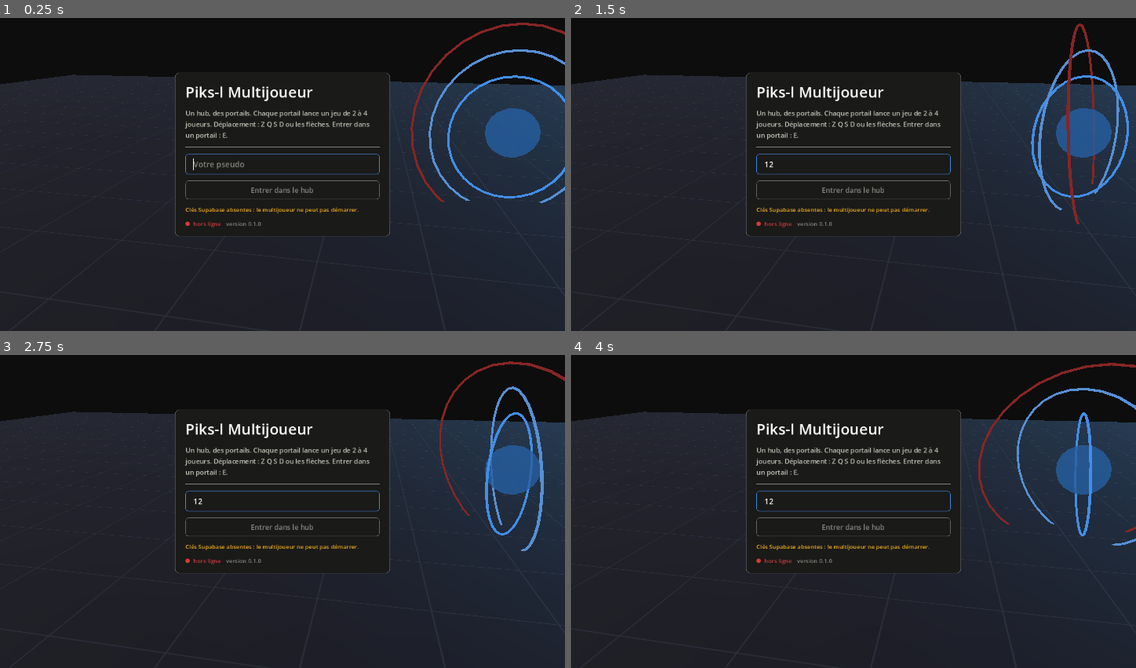
Above: before the commit, frames 1-4 (two rows, left to right).
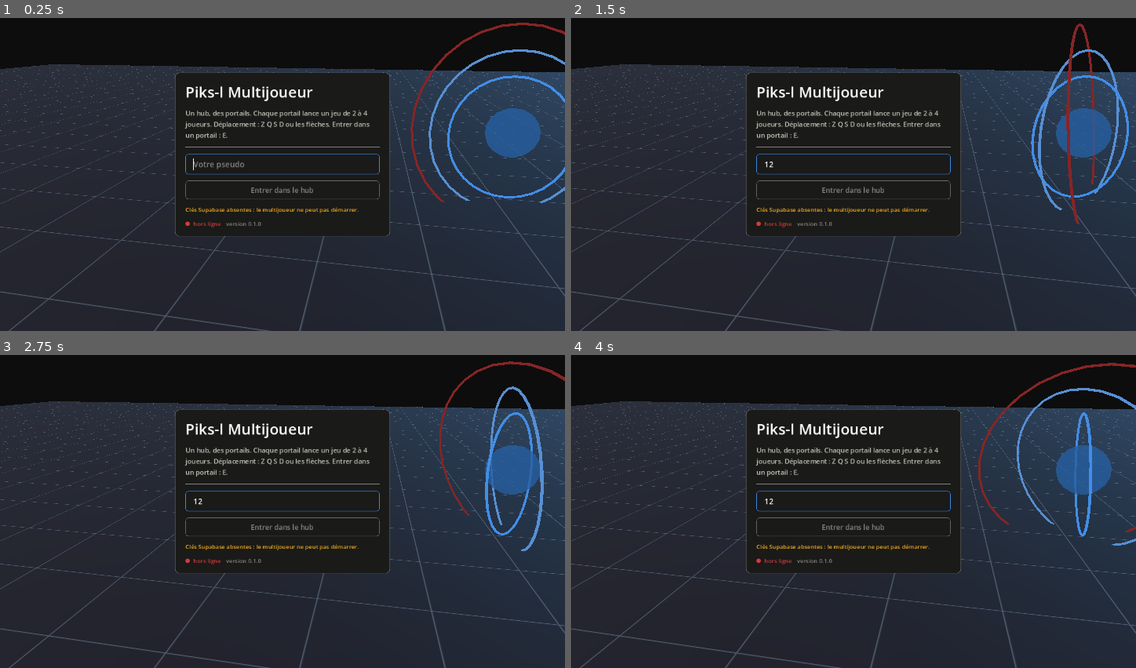
Above: after the commit, the same moments.

Repository: PiksL-APP/client-multijoueur
Game: Godot game, scene res://scenes/racine.tscn
Same seed, same stepped clock (60 frames per second), same inputs: the game is played once before the commit and once after it.
Inputs (mouse positions are in pixels of both pictures, inside the frame that each line leads up to):
- Up to frame 1 (0.25 s): no input
- Up to frame 2 (1.5 s): click (853, 165) at 0.52 s; type "12" at 0.6 s; tap Enter at 1.25 s; hold D from 1.28 s (still down); tap E at 1.35 s
- Up to frame 3 (2.75 s): release D at 2.03 s; hold S from 2.03 s (still down); tap E at 2.1 s
- Up to frame 4 (4 s): release S at 2.78 s; hold D 2.78-3.53 s; tap E at 2.85, 3.6 s; hold W from 3.53 s (still down)

The runs differ from the first frame. In frame 1, 4.3% of the frame differs, in the area x 0-100%, y 14-100%; in frame 2, 4.2%; in frame 3, 4.3%; in frame 4, 4.3%.

Commit message:
Des monstres qu'on croise, un sol qui ne s'arrête pas au mur
Trois défauts que seule une capture d'écran pouvait montrer.

Les monstres naissaient aux bords de l'arène : douze cents pixels à parcourir
avant d'être menaçants, et avec la caméra rapprochée on n'en croisait
littéralement aucun à l'écran pendant qu'ils mouraient hors champ. Ils
surgissent maintenant en couronne autour d'une voiture, hors de vue mais à
portée de marche, avec une bouffée au coup d'envoi.

Le sol s'arrêtait à l'enceinte : une caméra inclinée regarde toujours plus
loin que le terrain, et l'image se coupait en deux sur du vide noir. Le plan
déborde.

Et les flaques avaient la teinte des monstres — on fonçait dessus pour rien.

Plus l'outil qui a trouvé tout ça : `--photo=<dossier>` prend une image toutes
les cinq secondes, ce qui permet de REGARDER un jeu sans y jouer. Sous xvfb,
c'est vérifiable avant chaque livraison.

Co-Authored-By: Claude Opus 5 <noreply@anthropic.com>
Claude-Session: https://claude.ai/code/session_01Ag9oKwgex2JuCCRnqDeC8N

Diff:
--- a/commun/decor.gd
+++ b/commun/decor.gd
@@ -96,9 +96,12 @@
 ## Sol quadrillé. La trame est une texture générée, pas des milliers de traits :
 ## un damier de lignes en 128×128 répété par les coordonnées de texture. Sans
 ## repère au sol, un déplacement en perspective ne se sent pas.
-static func sol(taille: Vector2, pas_en_pixels: float = 100.0, teinte: Color = Color("#111110")) -> MeshInstance3D:
+## `debord` élargit le plan au-delà du terrain : une caméra inclinée regarde
+## toujours un peu plus loin que l'enceinte, et sans débord elle tombe sur du
+## vide noir qui coupe l'image en deux.
+static func sol(taille: Vector2, pas_en_pixels: float = 100.0, teinte: Color = Color("#111110"), debord: float = 1400.0) -> MeshInstance3D:
 	var plan := PlaneMesh.new()
-	plan.size = Vector2(taille.x * ECHELLE, taille.y * ECHELLE)
+	plan.size = Vector2((taille.x + debord) * ECHELLE, (taille.y + debord) * ECHELLE)
 	plan.subdivide_width = 4
 	plan.subdivide_depth = 4
 
@@ -107,7 +110,7 @@
 	var m := StandardMaterial3D.new()
 	m.albedo_color = Color.WHITE
 	m.albedo_texture = _texture_trame(teinte)
-	m.uv1_scale = Vector3(taille.x / pas_en_pixels, taille.y / pas_en_pixels, 1.0)
+	m.uv1_scale = Vector3((taille.x + debord) / pas_en_pixels, (taille.y + debord) / pas_en_pixels, 1.0)
 	m.roughness = 0.9
 	m.metallic = 0.0
 	noeud.material_override = m
@@ -118,12 +121,12 @@
 	var cote := 128
 	var image := Image.create(cote, cote, false, Image.FORMAT_RGBA8)
 	image.fill(teinte)
-	var ligne := teinte.lightened(0.12)
+	var ligne := teinte.lightened(0.28)
 	for i in cote:
 		image.set_pixel(i, 0, ligne)
 		image.set_pixel(0, i, ligne)
-		image.set_pixel(i, 1, teinte.lightened(0.05))
-		image.set_pixel(1, i, teinte.lightened(0.05))
+		image.set_pixel(i, 1, teinte.lightened(0.10))
+		image.set_pixel(1, i, teinte.lightened(0.10))
 	return ImageTexture.create_from_image(image)
 
 # ------------------------------------------------------------ ambiance
@@ -137,7 +140,7 @@
 	# éclaircit le sol jusqu'à un gris bleu qui n'est plus le #0d0d0d de la
 	# palette, et toute la maison se reconnaît à ce noir-là.
 	environnement.ambient_light_color = Color("#1a212b")
-	environnement.ambient_light_energy = 0.22
+	environnement.ambient_light_energy = 0.34
 	if brouillard:
 		# Le brouillard sert la profondeur : sans lui, le fond du terrain a
 		# exactement le même contraste que le premier plan et la perspective
@@ -152,7 +155,7 @@
 static func lumiere() -> DirectionalLight3D:
 	var soleil := DirectionalLight3D.new()
 	soleil.light_color = Color("#e8ecf5")
-	soleil.light_energy = 1.05
+	soleil.light_energy = 1.30
 	soleil.rotation_degrees = Vector3(-52, -38, 0)
 	soleil.shadow_enabled = true
 	soleil.directional_shadow_max_distance = 260.0
@@ -164,7 +167,7 @@
 static func contre_jour() -> DirectionalLight3D:
 	var lueur := DirectionalLight3D.new()
 	lueur.light_color = Palette.SERIE
-	lueur.light_energy = 0.22
+	lueur.light_energy = 0.30
 	lueur.rotation_degrees = Vector3(-24, 145, 0)
 	lueur.shadow_enabled = false
 	return lueur
--- a/jeux/carnage.gd
+++ b/jeux/carnage.gd
@@ -20,12 +20,12 @@
 const RAYON_VOITURE := 26.0
 
 const INCLINAISON := 52.0
-const DISTANCE := 88.0
+const DISTANCE := 46.0
 
 const SEUIL_ECRASEMENT := 210.0    ## en dessous, on pousse le monstre sans l'écraser
 const CADENCE_VOITURE := 1.0 / 12.0
 const CADENCE_MONSTRES := 1.0 / 9.0
-const MONSTRES_MAX := 48
+const MONSTRES_MAX := 60
 const COMBO_FENETRE := 2.5
 
 var _position := Vector2.ZERO
@@ -46,6 +46,7 @@
 var _corps: Node3D                 # notre voiture
 var _rng := RandomNumberGenerator.new()
 var _secousse := 0.0
+var _amorce := false
 
 func duree_manche() -> float:
 	return DUREE
@@ -130,7 +131,7 @@
 
 func _batir_monstre(type: int) -> Node3D:
 	var racine := Node3D.new()
-	var rayon: float = 2.0 if type == 0 else (3.2 if type == 1 else 1.6)
+	var rayon: float = 2.6 if type == 0 else (4.2 if type == 1 else 2.0)
 	var couleur := Palette.BON if type == 0 else (Palette.SERIEUX if type == 1 else Palette.AVERTISSEMENT)
 	var corps := Decor.sphere(rayon, couleur.darkened(0.25))
 	corps.position = Vector3(0, rayon * 0.85, 0)
@@ -223,8 +224,14 @@
 
 func simuler_hote(delta: float) -> void:
 	var vague := int(temps / 20.0) + 1
+	# Une bouffée au coup d'envoi : sans elle, les vingt premières secondes se
+	# passent à chercher un monstre à l'écran, et la manche commence mollement.
+	if not _amorce:
+		_amorce = true
+		for i in 10:
+			_faire_apparaitre(vague)
 	_depuis_apparition += delta
-	var intervalle: float = max(0.28, 1.4 - vague * 0.16)
+	var intervalle: float = max(0.14, 0.62 - vague * 0.07)
 	if _depuis_apparition >= intervalle and _monstres.size() < MONSTRES_MAX:
 		_depuis_apparition = 0.0
 		_faire_apparaitre(vague)
@@ -271,13 +278,17 @@
 		type = 1                      # gros : lent, encaisse, rapporte
 	elif vague >= 2 and tirage < 0.42:
 		type = 2                      # rapide : nerveux, fragile
-	var bord := _rng.randi_range(0, 3)
-	var p := Vector2.ZERO
-	match bord:
-		0: p = Vector2(_rng.randf_range(ARENE.position.x, ARENE.end.x), ARENE.position.y + 10)
-		1: p = Vector2(_rng.randf_range(ARENE.position.x, ARENE.end.x), ARENE.end.y - 10)
-		2: p = Vector2(ARENE.position.x + 10, _rng.randf_range(ARENE.position.y, ARENE.end.y))
-		_: p = Vector2(ARENE.end.x - 10, _rng.randf_range(ARENE.position.y, ARENE.end.y))
+	# Ils surgissent en couronne autour d'une voiture, hors de vue mais à
+	# portée de marche. Les faire naître aux bords de l'arène — ce qu'on
+	# faisait d'abord — les obligeait à traverser douze cents pixels avant
+	# d'être menaçants : le joueur ne croisait presque personne.
+	var autour := _position
+	if not _autres.is_empty() and _rng.randf() < 0.5:
+		var cles := _autres.keys()
+		autour = _autres[cles[_rng.randi_range(0, cles.size() - 1)]]["p"]
+	var p: Vector2 = autour + Vector2.RIGHT.rotated(_rng.randf() * TAU) * _rng.randf_range(520.0, 820.0)
+	p.x = clamp(p.x, ARENE.position.x + 30.0, ARENE.end.x - 30.0)
+	p.y = clamp(p.y, ARENE.position.y + 30.0, ARENE.end.y - 30.0)
 	var vitesse := 78.0 + vague * 5.0
 	if type == 1:
 		vitesse *= 0.62
@@ -428,7 +439,9 @@
 	# Une flaque au sol : la trace de ce qui vient d'être écrasé. Le nombre en
 	# est borné — sans plafond, une manche pleine finit par empiler des
 	# centaines de maillages et le rendu s'effondre en fin de partie.
-	var flaque := Decor.cylindre(_rng.randf_range(1.6, 2.8), 0.08, Palette.BON.darkened(0.55), false)
+	# Bien plus sombres que les monstres : à la même teinte, une flaque au sol
+	# se lit comme une cible et on fonce dessus pour rien.
+	var flaque := Decor.cylindre(_rng.randf_range(1.1, 1.9), 0.08, Palette.BON.darkened(0.78), false)
 	flaque.position = Decor.vers3d(position, 0.05)
 	flaque.rotation.y = _rng.randf() * TAU
 	monde().add_child(flaque)
--- a/jeux/enigme.gd
+++ b/jeux/enigme.gd
@@ -46,13 +46,13 @@
 func aide() -> String:
 	return "Z Q S D ou les flèches · marcher dans une caisse la pousse · une dalle ne compte que si quelque chose pèse dessus · la sortie n'accepte l'équipe qu'au complet."
 
-const INCLINAISON := 58.0
-const DISTANCE := 132.0
+const INCLINAISON := 55.0
+const DISTANCE := 124.0
 
 func preparer() -> void:
 	poser_ambiance()
 	_camera = Decor.camera(INCLINAISON, DISTANCE, 50.0)
-	_camera.position = Decor.viser(_camera, MONDE.get_center(), INCLINAISON, DISTANCE)
+	_camera.position = Decor.viser(_camera, MONDE.get_center() + Vector2(0, 40), INCLINAISON, DISTANCE)
 	monde().add_child(_camera)
 	_camera.make_current()
 
@@ -71,19 +71,19 @@
 
 func _batir_marcheur(couleur: Color, pseudo: String) -> Node3D:
 	var racine := Node3D.new()
-	var jambes := Decor.cylindre(RAYON * Decor.ECHELLE, 1.5, couleur.darkened(0.35))
-	jambes.position = Vector3(0, 0.75, 0)
+	var jambes := Decor.cylindre(RAYON * Decor.ECHELLE * 1.5, 2.2, couleur.darkened(0.35))
+	jambes.position = Vector3(0, 1.1, 0)
 	racine.add_child(jambes)
-	var buste := Decor.cylindre(RAYON * Decor.ECHELLE * 0.86, 1.7, couleur)
-	buste.position = Vector3(0, 2.35, 0)
+	var buste := Decor.cylindre(RAYON * Decor.ECHELLE * 1.3, 2.5, couleur)
+	buste.position = Vector3(0, 3.5, 0)
 	racine.add_child(buste)
-	var tete := Decor.sphere(RAYON * Decor.ECHELLE * 0.72, couleur.lightened(0.25))
-	tete.position = Vector3(0, 3.9, 0)
+	var tete := Decor.sphere(RAYON * Decor.ECHELLE * 1.1, couleur.lightened(0.25))
+	tete.position = Vector3(0, 5.7, 0)
 	racine.add_child(tete)
 	if pseudo != "":
 		var nom := Decor.etiquette(pseudo, Palette.ENCRE_DOUCE, 30)
 		nom.name = "Nom"
-		nom.position = Vector3(0, 5.7, 0)
+		nom.position = Vector3(0, 8.0, 0)
 		racine.add_child(nom)
 	return racine
 
@@ -212,8 +212,8 @@
 	sortie.material_override = Decor.matiere_lumineuse(Palette.BON, 0.6, 0.4)
 	sortie.position = Decor.vers3d(SORTIE.get_center(), 0.12)
 	_decor_chambre.add_child(sortie)
-	var mention := Decor.etiquette("SORTIE — tous ensemble", Palette.BON, 30)
-	mention.position = Decor.vers3d(SORTIE.get_center(), 4.0)
+	var mention := Decor.etiquette("SORTIE — tous ensemble", Palette.BON, 52)
+	mention.position = Decor.vers3d(SORTIE.get_center(), 5.5)
 	_decor_chambre.add_child(mention)
 
 # ------------------------------------------------------- simulation locale
--- a/project.godot
+++ b/project.godot
@@ -34,7 +34,6 @@
 renderer/rendering_method="gl_compatibility"
 renderer/rendering_method.mobile="gl_compatibility"
 environment/defaults/default_clear_color=Color(0.051, 0.051, 0.051, 1)
-anti_aliasing/quality/msaa_2d=1
 anti_aliasing/quality/msaa_3d=1
 lights_and_shadows/directional_shadow/size=2048
 lights_and_shadows/directional_shadow/soft_shadow_filter_quality=1
--- a/scenes/racine.gd
+++ b/scenes/racine.gd
@@ -20,6 +20,10 @@
 	if "--banc" in arguments:
 		_banc_d_essai()
 		return
+	var dossier_photos := _argument(arguments, "--photo")
+	if dossier_photos != "":
+		_photographier(dossier_photos)
+
 	var jeu := _argument(arguments, "--banc-jeu")
 	if jeu != "":
 		_banc_partie(jeu, float(_argument(arguments, "--manche", "25")))
@@ -47,6 +51,19 @@
 			vus = hub.nombre_de_joueurs()
 		print("[banc] t=%ds reseau=%s joueurs_vus=%d" % [i + 1, Reseau.libelle_etat(), vus])
 	get_tree().quit()
+
+## Photographies périodiques de l'écran, pour contrôler le rendu d'un jeu sans
+## y jouer à la main : `godot --path . --photo=/tmp/vues`, sous un serveur X
+## virtuel au besoin. Un export qui compile ne prouve rien sur ce qui s'affiche.
+func _photographier(dossier: String) -> void:
+	DirAccess.make_dir_recursive_absolute(dossier)
+	var numero := 0
+	while numero < 40:
+		await get_tree().create_timer(5.0).timeout
+		await RenderingServer.frame_post_draw
+		var image := get_viewport().get_texture().get_image()
+		image.save_png("%s/%02d.png" % [dossier, numero])
+		numero += 1
 
 ## Banc de partie : `godot --headless -- --banc-jeu=carnage --manche=25`.
 ##
Not shown, changed: .claudeprompt
Not shown, changed: README.md
Not shown, changed: sortie/index.pck
